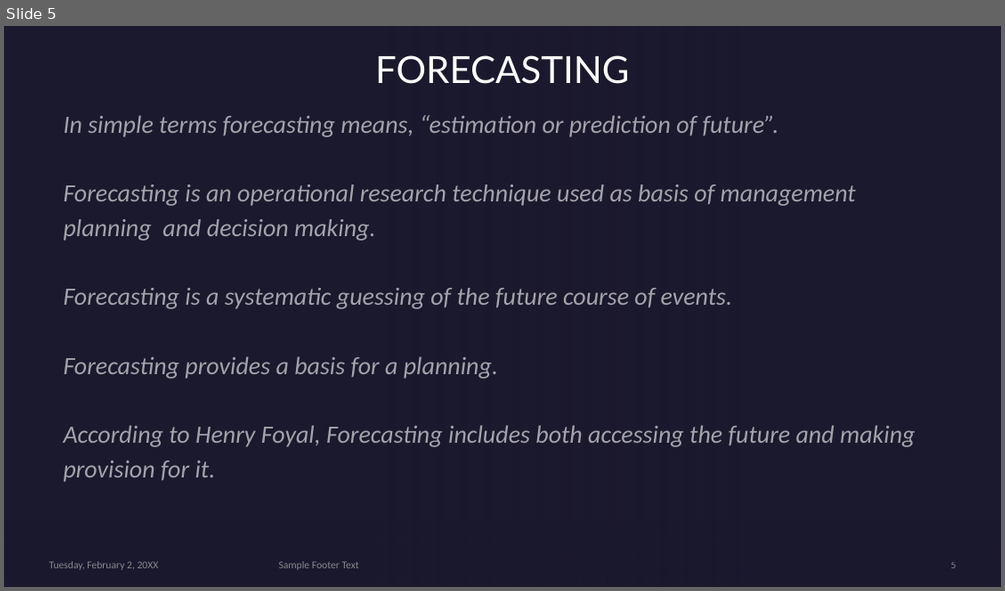
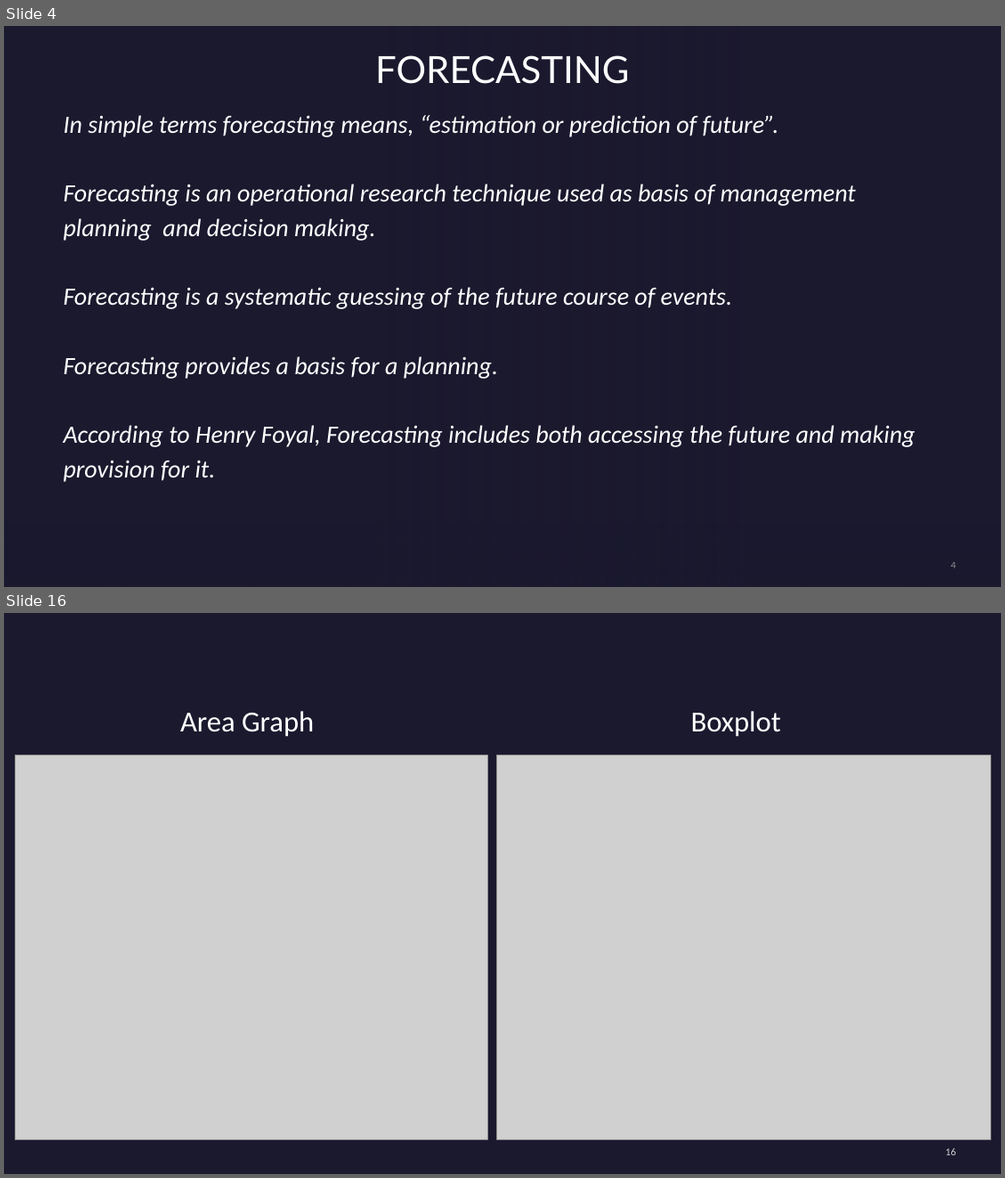
Before and after one commit to piyumaha12/Stock_Prediction, a slide deck: PPT/Gr2 - P97-Stock Market Analysis.pptx. Shown one above the other, each under a label of ours: slide 5 before the commit, slides 4 and 16 after it; the slides between them are not shown. The pictures are 1005x591 and 1005x1178 pixels, drawn with LibreOffice and Linux fonts; fonts in the diff are those of the drawing; grey boxes stand for pictures; background and template pictures are left out. Boxes give left, top, right and bottom in pixels: in the first picture for what was removed or moved away, otherwise in the second. Text is boxed around its words. In the diff, an @@ line names an element or a change of style, - is before the commit and + after.

```diff
--- a/PPT/Gr2 - P97-Stock Market Analysis.pptx
+++ b/PPT/Gr2 - P97-Stock Market Analysis.pptx
@@ slide 16 added at <box>4,613,1001,1174</box>, background #1B192E @@
@@ text added at <box>180,711,314,737</box>, 28 pt, text #FFFFFF @@
+Area Graph
@@ text added at <box>691,711,781,737</box>, 28 pt, text #FFFFFF @@
+Boxplot
@@ picture added at <box>16,755,488,1140</box> @@
@@ picture added at <box>497,755,991,1140</box> @@
@@ page number added at <box>946,1148,956,1155</box>, 10 pt, text #FFFFFF at 80% opacity @@
+16
@@ what was slide 5 is now slide 4 @@
@@ slide 4 changed as well @@
@@ text "In simple terms forecasting means, ..." at <box>64,115,914,482</box>: text colour #FFFFFF at 60% opacity to #FFFFFF @@
@@ text removed at <box>49,561,159,570</box> @@
-Tuesday, February 2, 20XX
@@ text removed at <box>279,561,359,570</box> @@
-Sample Footer Text
@@ page number at <box>951,562,956,568</box>: text changed @@
-5
+4
```
Also in this commit, not shown: 2 other slides changed, 13 other slides added, 9 slides removed, 1 other file.
